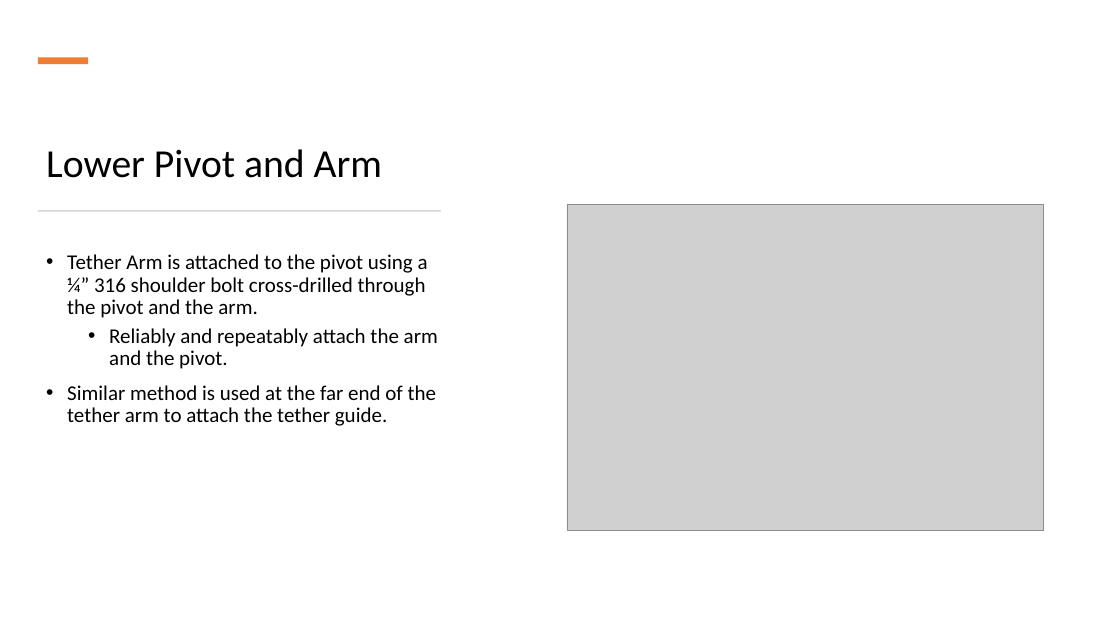
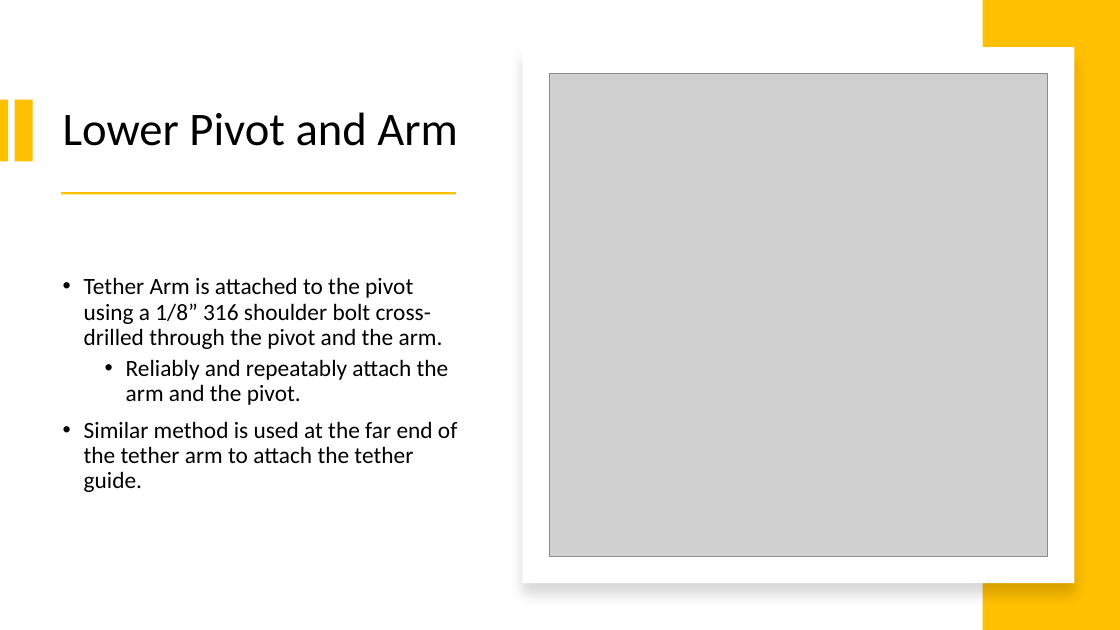
Before and after one commit to NCSUCORE/DoEOceanKiteProject, a slide deck: slide 5 of documentation/kiteCAD/solidworks/Line Angle Sensor/Line Angle Sensor Design.pptx. Drawn at 1120x630 pixels with LibreOffice and Linux fonts; fonts in the diff are those of the drawing; grey boxes stand for pictures. Boxes give left, top, right and bottom in pixels: in the first picture for what was removed or moved away, otherwise in the second. Text is boxed around its words. In the diff, an @@ line names an element or a change of style, - is before the commit and + after.

```diff
--- a/documentation/kiteCAD/solidworks/Line Angle Sensor/Line Angle Sensor Design.pptx
+++ b/documentation/kiteCAD/solidworks/Line Angle Sensor/Line Angle Sensor Design.pptx
@@ rectangle added at box(983, 0, 1120, 630), fill #FFC000 @@
@@ rectangle removed at box(38, 57, 88, 64) @@
@@ rectangle added at box(523, 47, 1075, 583), fill #FFFFFF @@
@@ title "Lower Pivot and Arm": place and size @@
-title "Lower Pivot and Arm" at box(46, 149, 382, 178)
+title "Lower Pivot and Arm" at box(63, 112, 457, 146)
@@ title "Lower Pivot and Arm" at box(63, 112, 457, 146): size 34 to 40 pt; vertical alignment bottom to middle @@
@@ picture: place and size @@
-picture at box(567, 205, 1044, 530)
+picture at box(549, 73, 1048, 556)
@@ rectangle added at box(0, 99, 8, 161), fill #FFC000 @@
@@ rectangle added at box(14, 99, 32, 161), fill #FFC000 @@
@@ rectangle: place and size @@
-rectangle at box(38, 210, 441, 212)
+rectangle at box(61, 192, 456, 195)
@@ rectangle at box(61, 192, 456, 195): fill #D5D5D5 to #FFC000; mirrored @@
@@ text "Tether Arm is attached to ...": place and size @@
-text "Tether Arm is attached to ..." at box(67, 254, 438, 426)
+text "Tether Arm is attached to ..." at box(84, 277, 457, 492)
@@ text "Tether Arm is attached to ..." at box(84, 277, 457, 492): vertical alignment top to middle @@
@@ text at box(84, 277, 443, 349): text changed; size 18 to 20 pt @@
-• Tether Arm is attached to the pivot using a ¼” 316 shoulder bolt cross-drilled through the pivot and the arm.
+• Tether Arm is attached to the pivot using a 1/8” 316 shoulder bolt cross-drilled through the pivot and the arm.
@@ text at box(84, 359, 457, 492): size 18 to 20 pt in "Reliably and repeatably attach the arm and ...", "Similar method is used at the far ..." @@
```
Also in this commit, not shown: 7 other slides changed, 3 slides added, 2 other files.
